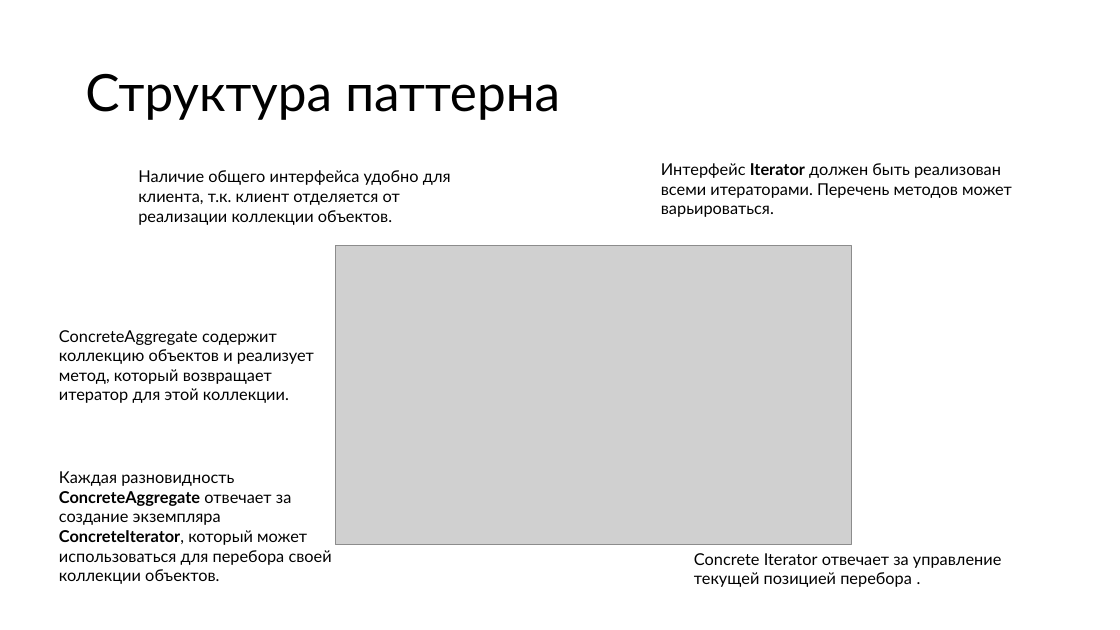
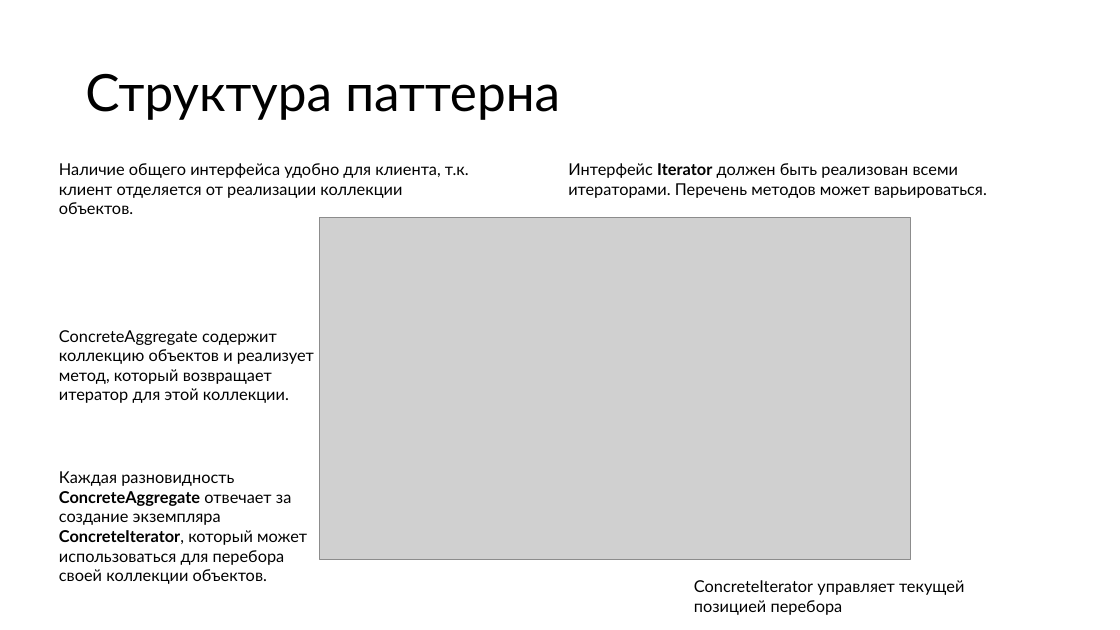
Before and after one commit to alexey-malov/ood, a slide deck: slide 22 of lectures/09.iterator/iterator.pptx (slide 33 before the commit). Drawn at 1120x630 pixels with LibreOffice and Linux fonts; fonts in the diff are those of the drawing; grey boxes stand for pictures. Boxes give left, top, right and bottom in pixels: in the first picture for what was removed or moved away, otherwise in the second. Text is boxed around its words. In the diff, an @@ line names an element or a change of style, - is before the commit and + after.

```diff
--- a/lectures/09.iterator/iterator.pptx
+++ b/lectures/09.iterator/iterator.pptx
@@ text "Наличие общего интерфейса удобно для ..." rewrapped from (138, 170, 451, 225) to (59, 163, 469, 214) @@
@@ text "Интерфейс Iterator должен быть реализован ..." rewrapped from (661, 163, 1012, 217) to (568, 163, 987, 198) @@
@@ picture: place and size @@
-picture at (335, 245, 851, 544)
+picture at (320, 218, 911, 560)
@@ text "Каждая разновидность ConcreteAggregate отвечает за ..." rewrapped from (59, 471, 332, 584) to (59, 471, 307, 584) @@
@@ text at (694, 580, 964, 615): text changed @@
-Concrete Iterator отвечает за управление текущей позицией перебора .
+ConcreteIterator управляет текущей позицией перебора
```
Also in this commit, not shown: 1 other slide changed, 3 slides added, 17 slides removed, 14 other files.
